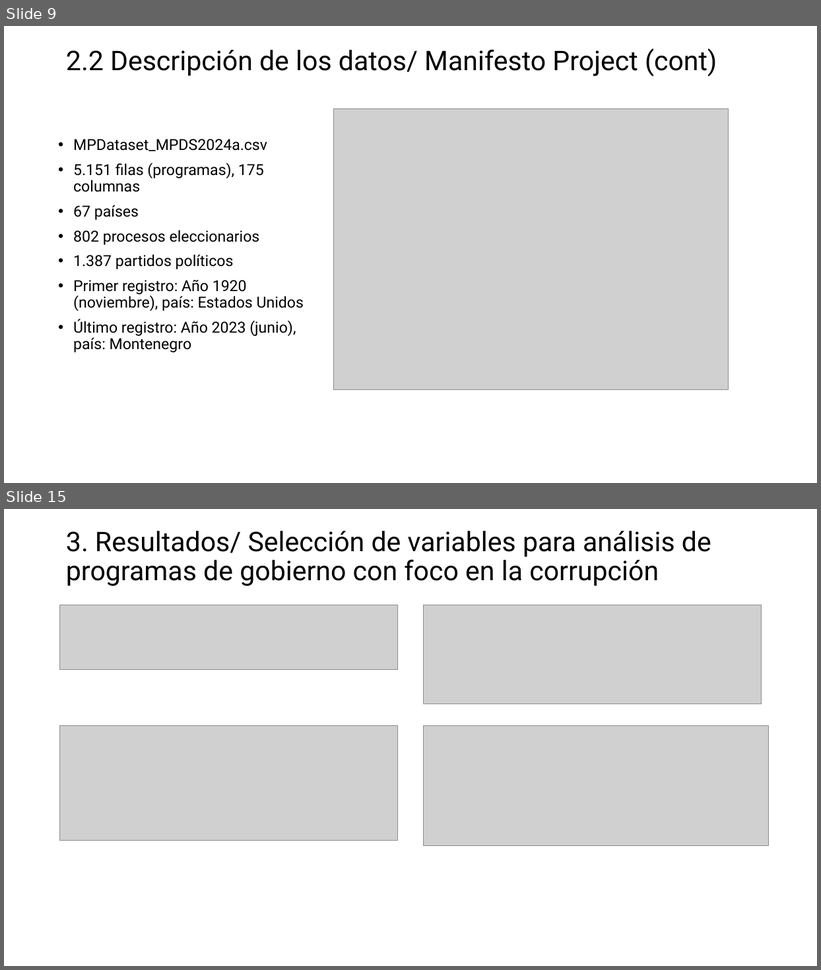
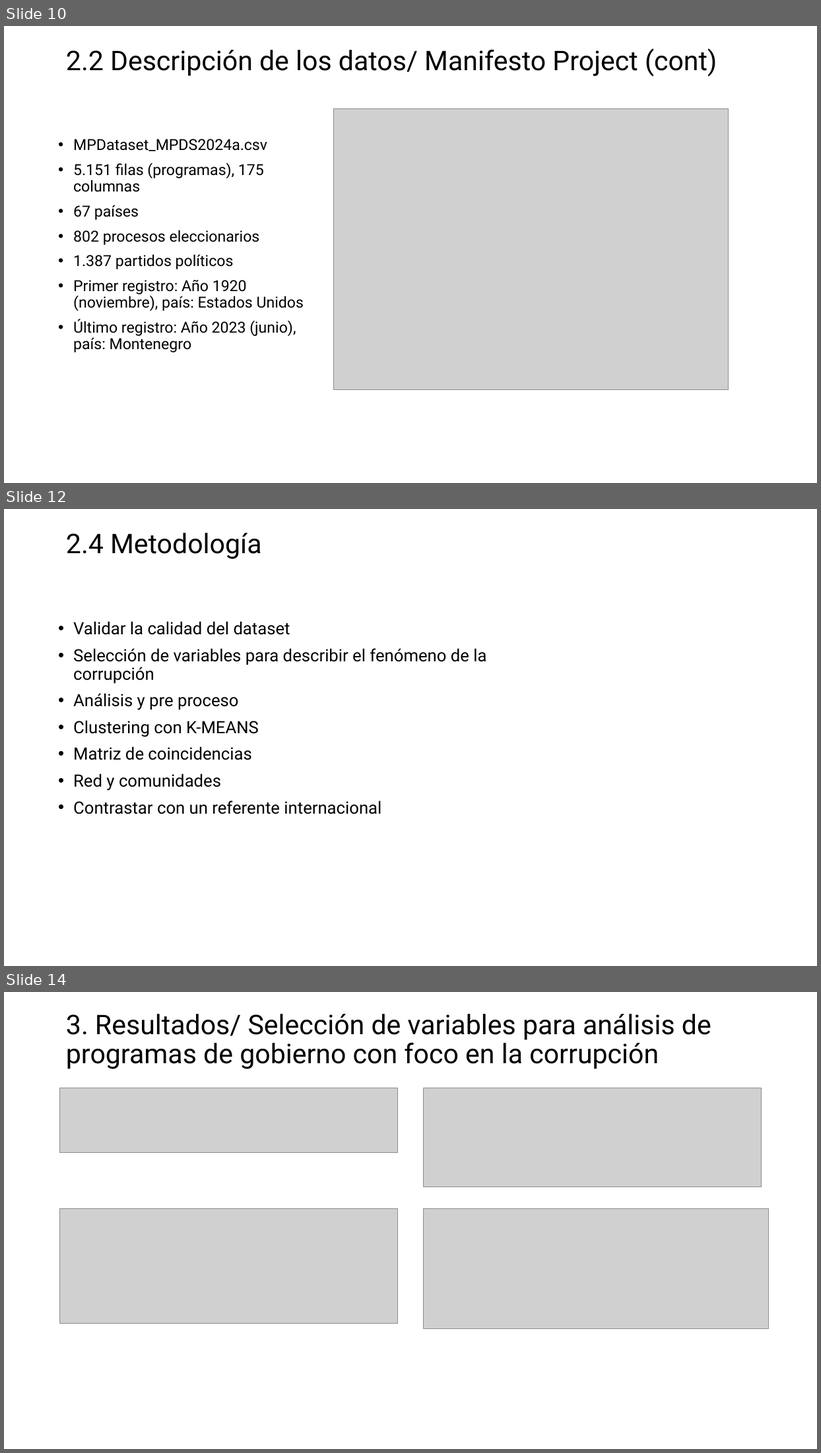
Before and after one commit to MatiasBunsterRaby/Capstone_git, a slide deck: Pres Capstone MBunster 2.pptx. Shown one above the other, each under a label of ours: slides 9 and 15 before the commit, slides 10, 12 and 14 after it; the slides between them are not shown. The pictures are 821x970 and 821x1453 pixels, drawn with LibreOffice and Linux fonts; fonts in the diff are those of the drawing; grey boxes stand for pictures. Boxes give left, top, right and bottom in pixels: in the first picture for what was removed or moved away, otherwise in the second. Text is boxed around its words. In the diff, an @@ line names an element or a change of style, - is before the commit and + after.

```diff
--- a/Pres Capstone MBunster 2.pptx
+++ b/Pres Capstone MBunster 2.pptx
@@ slide 12 added at (4, 509, 817, 966), background #FFFFFF @@
@@ title added at (66, 533, 261, 559), 32 pt, text #000000 @@
+2.4 Metodología
@@ text added at (73, 621, 486, 815), 20 pt, text #000000 @@
+• Validar la calidad del dataset
+• Selección de variables para describir el fenómeno de la corrupción
+• Análisis y pre proceso
+• Clustering con K-MEANS
+• Matriz de coincidencias
+• Red y comunidades
+• Contrastar con un referente internacional
@@ what was slide 9 is now slide 10 @@
@@ what was slide 15 is now slide 14 @@
```
Also in this commit, not shown: 13 slides changed, 2 other slides added, 2 slides removed, 4 other files.
